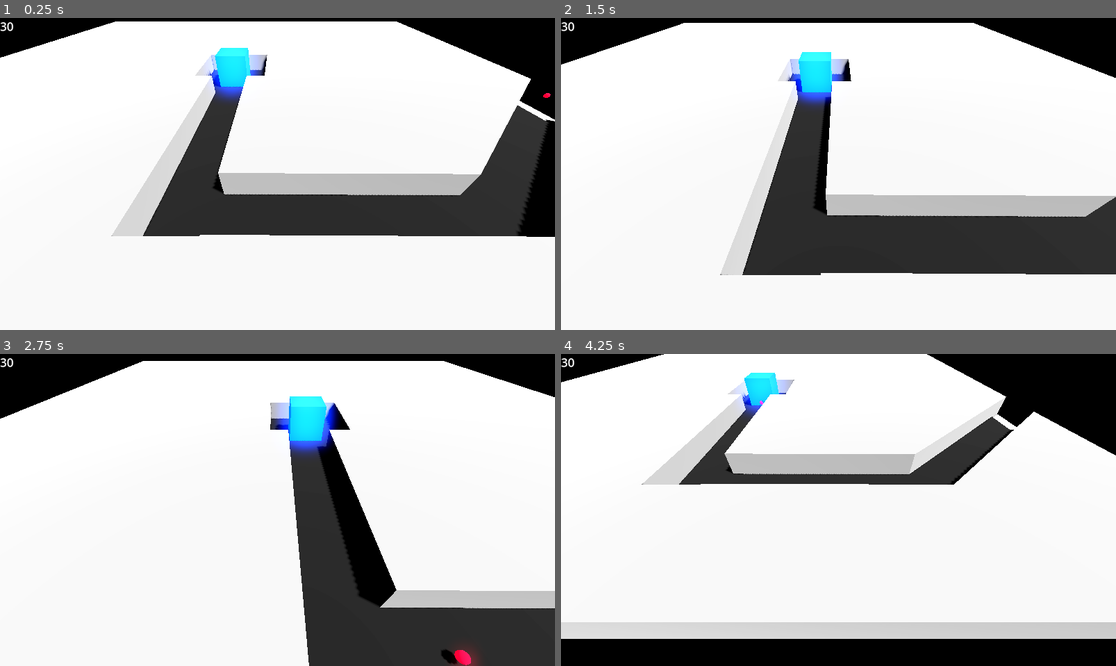
Above: before the commit, frames 1-4 (two rows, left to right).
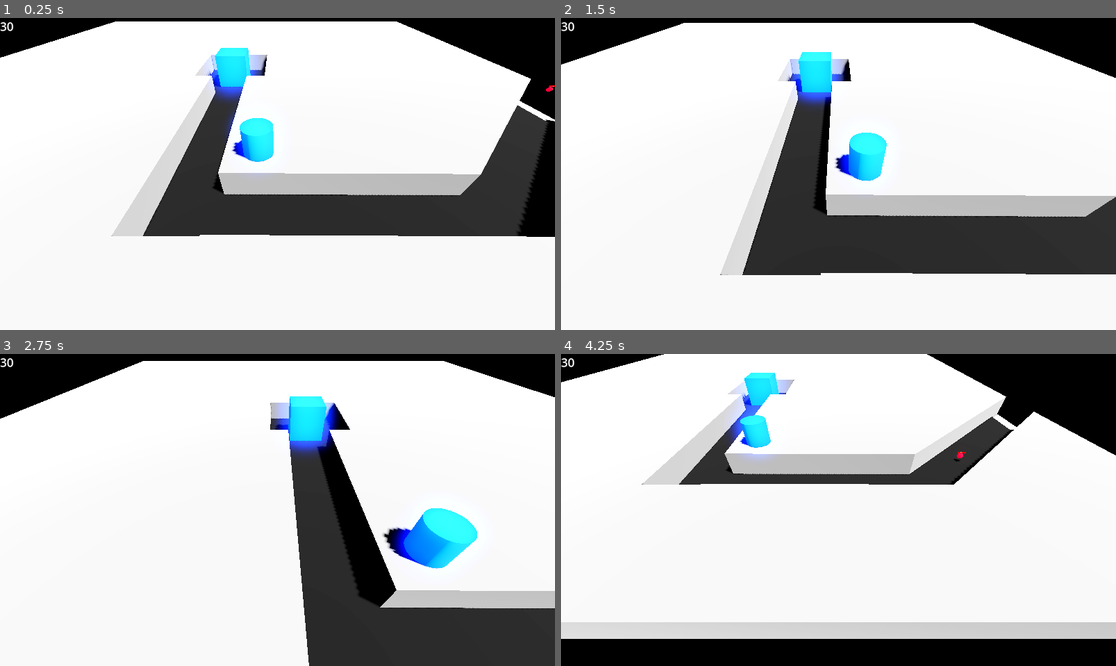
Above: after the commit, the same moments.

Repository: ClaudioMonsalve/VideoJuego-Proyecto-Tower-Defense-
Game: Godot game, scene res://scenes/test_scene.tscn
The game is run twice, just before and just after one commit, with the same random seed, the same clock (stepped at 60 frames per second) and the same inputs.
Inputs (mouse positions are in pixels of both pictures, inside the frame that each line leads up to):
- Up to frame 1 (0.25 s): no input
- Up to frame 2 (1.5 s): move the mouse to (960, 158) at 0.52 s; click (960, 158) at 0.67 s; drag from (727, 189) to (810, 236) at 1.27 s
- Up to frame 3 (2.75 s): tap Enter at 2 s; move the mouse to (333, 441) at 2.02 s; click (333, 441) at 2.17 s
- Up to frame 4 (4.25 s): drag from (810, 572) to (672, 463) at 2.77 s; move the mouse to (1005, 556) at 3.52 s; click (1005, 556) at 3.67 s

The runs differ from the first frame. In frame 1, 0.9% of the frame differs, in the area x 40-100%, y 21-51%; in frame 2, 1.0%; in frame 3, 2.4%, in the area x 68-87%, y 49-100%; in frame 4, 0.9%.

Commit message:
commit RV.0.2 torre a medio desarrollo

Diff:
--- a/scenes/Base.tscn
+++ b/scenes/Base.tscn
@@ -1,6 +1,6 @@
 [gd_scene load_steps=5 format=3 uid="uid://dqdc4d0a6watr"]
 
-[ext_resource type="Script" uid="uid://c5mrtfka4pu8q" path="res://scenes/base.gd" id="1_bd46k"]
+[ext_resource type="Script" uid="uid://c5mrtfka4pu8q" path="res://scripts/base.gd" id="1_bd46k"]
 [ext_resource type="Material" uid="uid://beiqhi0ikhf06" path="res://materials/base.tres" id="1_nfj5t"]
 
 [sub_resource type="BoxMesh" id="BoxMesh_7ddre"]
--- a/scenes/test_enemy.tscn
+++ b/scenes/test_enemy.tscn
@@ -1,16 +1,39 @@
-[gd_scene load_steps=5 format=3 uid="uid://4bprnwur45fy"]
+[gd_scene load_steps=9 format=3 uid="uid://4bprnwur45fy"]
 
 [ext_resource type="Material" uid="uid://cq24ukwwjb6d8" path="res://materials/enemy.tres" id="1_h17bh"]
-[ext_resource type="Script" uid="uid://776ubffj511l" path="res://scenes/test_enemy.gd" id="1_mkyue"]
+[ext_resource type="Script" uid="uid://776ubffj511l" path="res://scripts/test_enemy.gd" id="1_mkyue"]
 
 [sub_resource type="SphereShape3D" id="SphereShape3D_mkyue"]
 
 [sub_resource type="SphereMesh" id="SphereMesh_mkyue"]
 
+[sub_resource type="ViewportTexture" id="ViewportTexture_mkyue"]
+viewport_path = NodePath("SubViewport")
+
+[sub_resource type="StyleBoxFlat" id="StyleBoxFlat_mkyue"]
+bg_color = Color(0.216021, 0.00646043, 1.8049e-08, 1)
+corner_radius_top_left = 20
+corner_radius_top_right = 20
+corner_radius_bottom_right = 20
+corner_radius_bottom_left = 20
+
+[sub_resource type="StyleBoxFlat" id="StyleBoxFlat_fpxyv"]
+bg_color = Color(1, 0, 0, 1)
+corner_radius_top_left = 20
+corner_radius_top_right = 20
+corner_radius_bottom_right = 20
+corner_radius_bottom_left = 20
+
+[sub_resource type="Theme" id="Theme_mkyue"]
+ProgressBar/styles/background = SubResource("StyleBoxFlat_mkyue")
+ProgressBar/styles/fill = SubResource("StyleBoxFlat_fpxyv")
+
 [node name="TestEnemy" type="PathFollow3D"]
 
 [node name="RigidBody3D" type="RigidBody3D" parent="."]
+gravity_scale = 0.0
 script = ExtResource("1_mkyue")
+speed = 10
 
 [node name="CollisionShape3D" type="CollisionShape3D" parent="RigidBody3D"]
 transform = Transform3D(1, 0, 0, 0, 1, 0, 0, 0, 1, 0.00221169, -0.00684714, 0.000776768)
@@ -21,3 +44,20 @@
 material_override = ExtResource("1_h17bh")
 mesh = SubResource("SphereMesh_mkyue")
 skeleton = NodePath("../..")
+
+[node name="Sprite3D" type="Sprite3D" parent="RigidBody3D"]
+transform = Transform3D(1, 0, 0, 0, 1, 0, 0, 0, 1, 0, 0.706632, 0)
+billboard = 1
+texture = SubResource("ViewportTexture_mkyue")
+
+[node name="SubViewport" type="SubViewport" parent="."]
+transparent_bg = true
+size = Vector2i(160, 30)
+
+[node name="CanvasLayer" type="CanvasLayer" parent="SubViewport"]
+
+[node name="ProgressBar" type="ProgressBar" parent="SubViewport/CanvasLayer"]
+offset_right = 160.0
+offset_bottom = 30.0
+theme = SubResource("Theme_mkyue")
+value = 100.0
--- a/scenes/test_scene.tscn
+++ b/scenes/test_scene.tscn
@@ -1,10 +1,11 @@
-[gd_scene load_steps=12 format=3 uid="uid://c3u5apsja5mw3"]
+[gd_scene load_steps=13 format=3 uid="uid://c3u5apsja5mw3"]
 
 [ext_resource type="Material" uid="uid://djxwq0dfr2hjc" path="res://materials/ground.tres" id="1_j8ivh"]
 [ext_resource type="Material" uid="uid://c6qq2ks8r7h83" path="res://materials/wall.tres" id="3_7ddre"]
-[ext_resource type="Script" uid="uid://5rg3368nnud7" path="res://scenes/creep_manager.gd" id="3_nd71p"]
+[ext_resource type="Script" uid="uid://5rg3368nnud7" path="res://scripts/creep_manager.gd" id="3_nd71p"]
 [ext_resource type="PackedScene" uid="uid://dqdc4d0a6watr" path="res://scenes/Base.tscn" id="3_qjeyg"]
-[ext_resource type="Script" uid="uid://kt1ochgax3bk" path="res://scenes/cam_node.gd" id="5_qjeyg"]
+[ext_resource type="PackedScene" uid="uid://bbc4j71oom35u" path="res://scenes/test_tower.tscn" id="4_3qnke"]
+[ext_resource type="Script" uid="uid://kt1ochgax3bk" path="res://scripts/cam_node.gd" id="5_qjeyg"]
 
 [sub_resource type="ProceduralSkyMaterial" id="ProceduralSkyMaterial_7ddre"]
 sky_top_color = Color(0, 0, 0, 1)
@@ -79,6 +80,9 @@
 [node name="Base" parent="Map" instance=ExtResource("3_qjeyg")]
 transform = Transform3D(1, 0, 0, 0, 1, 0, 0, 0, 1, 0, 3.50227, 0)
 
+[node name="testTower" parent="Map" instance=ExtResource("4_3qnke")]
+transform = Transform3D(1, 0, 0, 0, 1, 0, 0, 0, 1, 34.7682, 5.823, -8.49089)
+
 [node name="CreepManager" type="Node3D" parent="."]
 script = ExtResource("3_nd71p")
 
--- /dev/null
+++ b/scenes/test_tower.gd
@@ -0,0 +1,26 @@
+extends Node3D
+
+@onready var enemyColl = $AttackRange
+@onready var clickColl = $Interactable
+
+@export var damage = 2
+@export var attkspeed = 10
+
+var creepQueue = []
+
+func _ready() -> void:
+	enemyColl.body_entered.connect(_on_enemy_enter)
+	enemyColl.body_exited.connect(_on_enemy_exit)
+
+func _on_enemy_enter(body):
+	creepQueue.append(body)
+
+func _on_enemy_exit(body):
+	if body in creepQueue:
+		creepQueue.pop_front()
+	pass
+
+func _process(delta: float) -> void:
+	while !creepQueue.is_empty():
+		creepQueue[0].ouch(damage)
+		await get_tree().create_timer(1.0).timeout
--- a/scenes/test_tower.tscn
+++ b/scenes/test_tower.tscn
@@ -1,3 +1,48 @@
-[gd_scene format=3 uid="uid://bbc4j71oom35u"]
+[gd_scene load_steps=8 format=3 uid="uid://bbc4j71oom35u"]
 
-[node name="Node3D" type="Node3D"]
+[ext_resource type="Material" uid="uid://beiqhi0ikhf06" path="res://materials/base.tres" id="1_6w6ls"]
+[ext_resource type="Script" uid="uid://dqvouv4jg7bja" path="res://scenes/test_tower.gd" id="1_mwxkw"]
+
+[sub_resource type="CylinderShape3D" id="CylinderShape3D_6w6ls"]
+height = 30.0
+radius = 20.0
+
+[sub_resource type="StandardMaterial3D" id="StandardMaterial3D_mwxkw"]
+transparency = 1
+albedo_color = Color(0, 0.694118, 0.823529, 0.305882)
+
+[sub_resource type="CylinderMesh" id="CylinderMesh_av7h5"]
+material = SubResource("StandardMaterial3D_mwxkw")
+top_radius = 20.0
+bottom_radius = 20.0
+
+[sub_resource type="CylinderMesh" id="CylinderMesh_4bnhe"]
+top_radius = 2.0
+bottom_radius = 2.0
+height = 4.0
+
+[sub_resource type="CylinderShape3D" id="CylinderShape3D_av7h5"]
+height = 4.0
+radius = 2.0
+
+[node name="Tower" type="Node3D"]
+script = ExtResource("1_mwxkw")
+
+[node name="AttackRange" type="Area3D" parent="."]
+
+[node name="CollisionShape3D" type="CollisionShape3D" parent="AttackRange"]
+shape = SubResource("CylinderShape3D_6w6ls")
+
+[node name="MeshInstance3D" type="MeshInstance3D" parent="AttackRange"]
+transform = Transform3D(1, 0, 0, 0, 1, 0, 0, 0, 1, 0, -3.0288, 0)
+visible = false
+mesh = SubResource("CylinderMesh_av7h5")
+
+[node name="Interactable" type="Area3D" parent="."]
+
+[node name="MeshInstance3D" type="MeshInstance3D" parent="Interactable"]
+material_override = ExtResource("1_6w6ls")
+mesh = SubResource("CylinderMesh_4bnhe")
+
+[node name="ClickableCollider" type="CollisionShape3D" parent="Interactable"]
+shape = SubResource("CylinderShape3D_av7h5")
--- a/scenes/test_enemy.gd
+++ b/scripts/test_enemy.gd
@@ -2,13 +2,24 @@
 class_name enemy
 
 @onready var pathfollow = $".."
+@onready var subViewport = $"../SubViewport"
+@onready var progBar = $"../SubViewport/CanvasLayer/ProgressBar"
 
+@export var maxhp =  10.0
 @export var speed = 30
-
+var hp = maxhp
 
 # Called when the node enters the scene tree for the first time.
 func _ready() -> void:
+	hp = clamp(hp,0,maxhp)
 	pass # Replace with function body.
+
+func ouch(damage):
+	hp -= damage
+	print(hp/maxhp)
+	progBar.value = hp/maxhp * 100
+	if hp == 0:
+		queue_free()
 
 # Called every frame. 'delta' is the elapsed time since the previous frame.
 func _process(delta: float) -> void:
Not shown, added: New Bitmap Image.bmp.import
Not shown, added: scenes/test_tower.gd.uid
Renamed: scenes/base.gd -> scripts/base.gd
Renamed: scenes/base.gd.uid -> scripts/base.gd.uid
Renamed: scenes/cam_node.gd -> scripts/cam_node.gd
Renamed: scenes/cam_node.gd.uid -> scripts/cam_node.gd.uid
Renamed: scenes/creep_manager.gd -> scripts/creep_manager.gd
Renamed: scenes/creep_manager.gd.uid -> scripts/creep_manager.gd.uid
Renamed: scenes/test_enemy.gd.uid -> scripts/test_enemy.gd.uid
